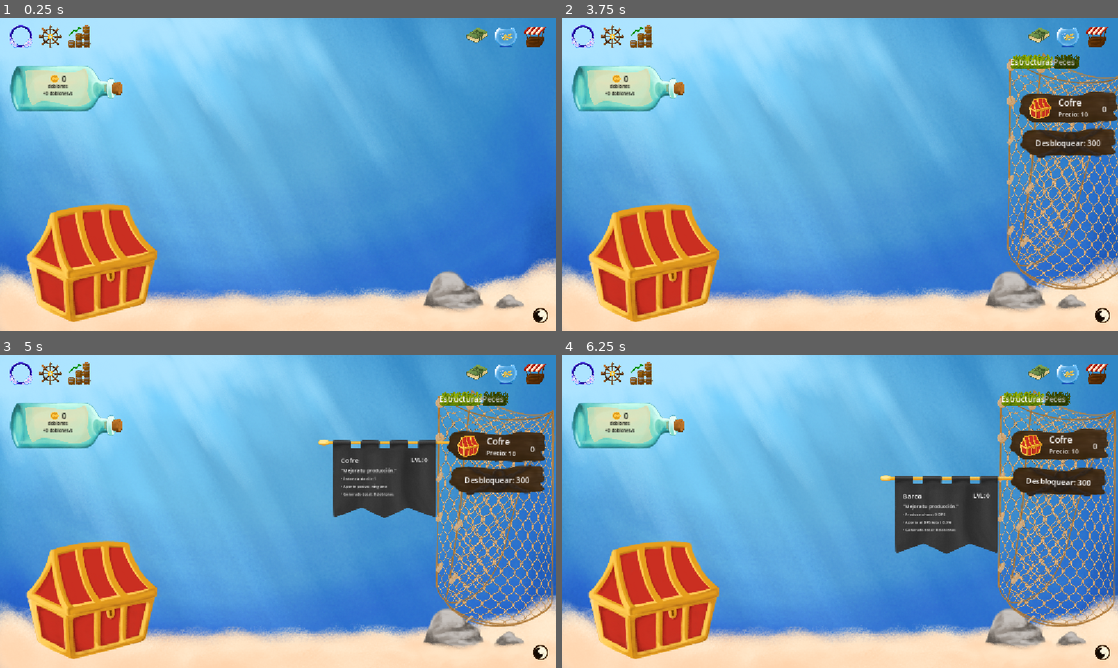
Above: before the commit, frames 1-4 (two rows, left to right).
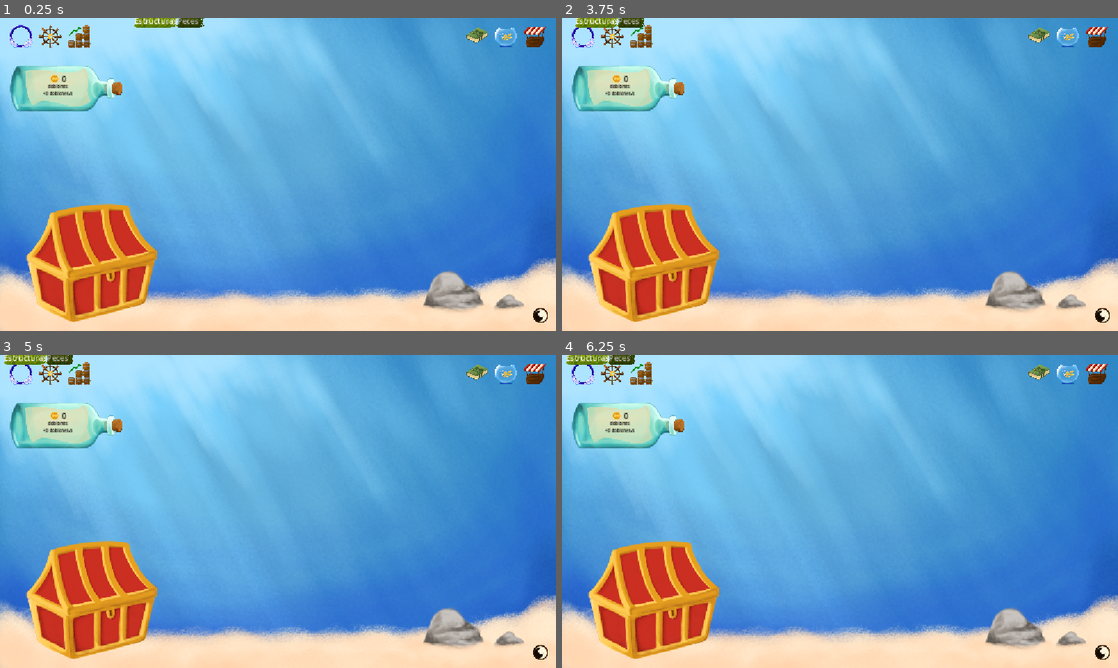
Above: after the commit, the same moments.

Repository: Niett204/fish-clicks
Game: Godot game, scene res://scenes/main.tscn
Same seed, same stepped clock (60 frames per second), same inputs: the game is played once before the commit and once after it.
Inputs (mouse positions are in pixels of both pictures, inside the frame that each line leads up to; where the layout moved, square brackets give the same spot in the first picture):
- Up to frame 1 (0.25 s): no input
- Up to frame 2 (3.75 s): click (584, 36) at 0.5 s; click (639, 36) at 1.25 s; click (1040, 36) at 2 s; click (1067, 36) at 2.75 s; click (1095, 36) at 3.5 s
- Up to frame 3 (5 s): click (61, 376) [494, 445] at 4.25 s
- Up to frame 4 (6.25 s): click (1056, 480) at 5.02 s; click (1056, 483) at 5.77 s

The runs differ from the first frame. In frame 1, 0.4% of the frame differs, in the area x 24-37%, y 0-4%; in frame 2, 7.8%; in frame 3, 12%; in frame 4, 12%, in the area x 0-100%, y 0-87%.

Commit message:
add tienda_panel and info_extra_panel scenes

Diff:
--- /dev/null
+++ b/client/fish-clicks-main/scenes/info_extra_panel.tscn
@@ -0,0 +1,86 @@
+[gd_scene format=3 uid="uid://syr14kxtcpdh"]
+
+[ext_resource type="Script" uid="uid://dl0sgr2smpium" path="res://scenes/info_extra_panel.gd" id="1_ntpen"]
+[ext_resource type="Texture2D" uid="uid://bf4pt3ldg3d0c" path="res://assets/ui/bandera.png" id="2_flwoy"]
+
+[sub_resource type="SystemFont" id="SystemFont_gqmmt"]
+font_italic = true
+subpixel_positioning = 0
+
+[node name="InfoExtraPanel" type="Control" unique_id=740572350]
+top_level = true
+z_index = 5
+custom_minimum_size = Vector2(0, 80)
+layout_mode = 3
+anchors_preset = 15
+anchor_right = 1.0
+anchor_bottom = 1.0
+grow_horizontal = 2
+grow_vertical = 2
+mouse_filter = 2
+script = ExtResource("1_ntpen")
+
+[node name="Banner" type="TextureRect" parent="." unique_id=1876078681]
+layout_mode = 0
+offset_left = 16.0
+offset_top = 18.0
+offset_right = 1136.0
+offset_bottom = 630.0
+mouse_filter = 2
+texture = ExtResource("2_flwoy")
+expand_mode = 1
+
+[node name="CardBox" type="MarginContainer" parent="Banner" unique_id=1536101280]
+layout_mode = 1
+anchors_preset = 15
+anchor_right = 1.0
+anchor_bottom = 1.0
+offset_left = 168.0
+offset_top = 132.0
+offset_right = -275.0
+offset_bottom = -160.0
+grow_horizontal = 2
+grow_vertical = 2
+theme_override_constants/margin_left = 80
+theme_override_constants/margin_top = 22
+theme_override_constants/margin_right = 40
+theme_override_constants/margin_bottom = 22
+
+[node name="VBox" type="VBoxContainer" parent="Banner/CardBox" unique_id=544918513]
+layout_mode = 2
+mouse_filter = 2
+
+[node name="Header" type="HBoxContainer" parent="Banner/CardBox/VBox" unique_id=1162866555]
+layout_mode = 2
+
+[node name="Title" type="Label" parent="Banner/CardBox/VBox/Header" unique_id=721117291]
+layout_mode = 2
+size_flags_horizontal = 3
+theme_override_font_sizes/font_size = 14
+text = "Titulo
+"
+
+[node name="Owned" type="Label" parent="Banner/CardBox/VBox/Header" unique_id=2006159339]
+layout_mode = 2
+theme_override_font_sizes/font_size = 12
+horizontal_alignment = 2
+
+[node name="Desc" type="Label" parent="Banner/CardBox/VBox" unique_id=1266374886]
+layout_mode = 2
+theme_override_fonts/font = SubResource("SystemFont_gqmmt")
+theme_override_font_sizes/font_size = 10
+
+[node name="Bullets" type="VBoxContainer" parent="Banner/CardBox/VBox" unique_id=644450823]
+layout_mode = 2
+
+[node name="B1" type="Label" parent="Banner/CardBox/VBox/Bullets" unique_id=642299367]
+layout_mode = 2
+theme_override_font_sizes/font_size = 8
+
+[node name="B2" type="Label" parent="Banner/CardBox/VBox/Bullets" unique_id=1161009359]
+layout_mode = 2
+theme_override_font_sizes/font_size = 8
+
+[node name="B3" type="Label" parent="Banner/CardBox/VBox/Bullets" unique_id=1772417886]
+layout_mode = 2
+theme_override_font_sizes/font_size = 8
--- a/client/fish-clicks-main/scenes/main.tscn
+++ b/client/fish-clicks-main/scenes/main.tscn
@@ -8,17 +8,15 @@
 [ext_resource type="PackedScene" uid="uid://cfhhda8qg0bq0" path="res://scenes/ShopItemCard.tscn" id="4_o6xl0"]
 [ext_resource type="Texture2D" uid="uid://bumfn7ywlc7r5" path="res://assets/estructuras/cofre_abierto_lleno.png" id="7_a8y0u"]
 [ext_resource type="Texture2D" uid="uid://di0p043eru4vj" path="res://assets/ui/iconos/icono_perfil.png" id="8_eb6dy"]
-[ext_resource type="Script" uid="uid://dl0sgr2smpium" path="res://scenes/info_extra_panel.gd" id="8_tipki"]
 [ext_resource type="Texture2D" uid="uid://bapfvmfpgbe7p" path="res://assets/ui/iconos/icono_opciones.png" id="9_trceg"]
 [ext_resource type="Texture2D" uid="uid://casqwt2ogwyax" path="res://assets/ui/iconos/icono_stats.png" id="10_a8y0u"]
 [ext_resource type="Texture2D" uid="uid://bdp4yakc85yet" path="res://assets/ui/iconos/icono_inventario.png" id="11_a8y0u"]
 [ext_resource type="Texture2D" uid="uid://rljxhda6odwj" path="res://assets/ui/iconos/icono_enciclopedia.png" id="11_yc10j"]
 [ext_resource type="Texture2D" uid="uid://21q76o4ppybq" path="res://assets/ui/iconos/icono_tienda.png" id="12_jkv2x"]
-[ext_resource type="Texture2D" uid="uid://b33wxaxja8jx0" path="res://assets/ui/red.png" id="13_jkv2x"]
 [ext_resource type="Texture2D" uid="uid://c5ht6q767emx5" path="res://assets/ui/botella_mensaje.png" id="13_muem4"]
 [ext_resource type="Texture2D" uid="uid://cn5n3a2h1n5m3" path="res://assets/misc/doblon_frontal.png" id="14_dp3eg"]
-[ext_resource type="Texture2D" uid="uid://tyjvk13keej5" path="res://assets/ui/alga.png" id="18_yc10j"]
-[ext_resource type="Texture2D" uid="uid://bf4pt3ldg3d0c" path="res://assets/ui/bandera.png" id="19_0ld40"]
+[ext_resource type="PackedScene" uid="uid://dxlxsrqe6elta" path="res://scenes/tienda_panel.tscn" id="16_0ld40"]
+[ext_resource type="PackedScene" uid="uid://syr14kxtcpdh" path="res://scenes/info_extra_panel.tscn" id="17_dp3eg"]
 [ext_resource type="Texture2D" uid="uid://cxeimq0em71f1" path="res://assets/ui/iconos/icono_hud_abierto.png" id="21_jscy8"]
 
 [sub_resource type="RectangleShape2D" id="RectangleShape2D_tefeu"]
@@ -26,31 +24,6 @@
 
 [sub_resource type="StyleBoxTexture" id="StyleBoxTexture_dp3eg"]
 texture = ExtResource("13_muem4")
-
-[sub_resource type="StyleBoxEmpty" id="StyleBoxEmpty_jbj1t"]
-
-[sub_resource type="StyleBoxTexture" id="StyleBoxTexture_gqmmt"]
-texture = ExtResource("13_jkv2x")
-
-[sub_resource type="StyleBoxEmpty" id="StyleBoxEmpty_jkv2x"]
-
-[sub_resource type="StyleBoxTexture" id="StyleBoxTexture_0ld40"]
-texture = ExtResource("18_yc10j")
-modulate_color = Color(0.48178947, 0.48178947, 0.48178947, 1)
-
-[sub_resource type="StyleBoxTexture" id="StyleBoxTexture_yc10j"]
-texture = ExtResource("18_yc10j")
-texture_margin_left = 5.0
-texture_margin_right = 5.0
-modulate_color = Color(0.83033526, 0.83033514, 0.83033514, 1)
-
-[sub_resource type="StyleBoxTexture" id="StyleBoxTexture_jbj1t"]
-texture = ExtResource("18_yc10j")
-
-[sub_resource type="StyleBoxEmpty" id="StyleBoxEmpty_muem4"]
-
-[sub_resource type="SystemFont" id="SystemFont_gqmmt"]
-font_italic = true
 
 [sub_resource type="RectangleShape2D" id="RectangleShape2D_a8y0u"]
 size = Vector2(1022, 516)
@@ -261,169 +234,23 @@
 text = "por segundo: 0.0"
 horizontal_alignment = 1
 
-[node name="TiendaPanel" type="Panel" parent="UI/Root/HUD" unique_id=1545511951]
-visible = false
-custom_minimum_size = Vector2(250, 0)
-layout_mode = 1
-anchors_preset = 11
-anchor_left = 1.0
-anchor_right = 1.0
-anchor_bottom = 1.0
-offset_left = -250.0
-offset_top = 70.0
-offset_bottom = -78.0
-grow_horizontal = 0
-grow_vertical = 2
-theme_override_styles/panel = SubResource("StyleBoxEmpty_jbj1t")
-
-[node name="NetFrame" type="Panel" parent="UI/Root/HUD/TiendaPanel" unique_id=1330065260]
-layout_mode = 1
-anchors_preset = 15
-anchor_right = 1.0
-anchor_bottom = 1.0
-grow_horizontal = 2
-grow_vertical = 2
-theme_override_styles/panel = SubResource("StyleBoxTexture_gqmmt")
-
-[node name="TabContainer" type="TabContainer" parent="UI/Root/HUD/TiendaPanel" unique_id=1785782234]
-z_index = 5
-layout_mode = 1
-anchors_preset = 15
-anchor_right = 1.0
-anchor_bottom = 1.0
-offset_top = 5.0
-offset_bottom = 5.0
-grow_horizontal = 2
-grow_vertical = 2
-theme_override_styles/panel = SubResource("StyleBoxEmpty_jkv2x")
-theme_override_styles/tab_unselected = SubResource("StyleBoxTexture_0ld40")
-theme_override_styles/tab_hovered = SubResource("StyleBoxTexture_yc10j")
-theme_override_styles/tab_selected = SubResource("StyleBoxTexture_jbj1t")
-current_tab = 0
-
-[node name="Estructuras" type="Control" parent="UI/Root/HUD/TiendaPanel/TabContainer" unique_id=1013639139]
-layout_mode = 2
-metadata/_tab_index = 0
-
-[node name="ScrollContainer" type="ScrollContainer" parent="UI/Root/HUD/TiendaPanel/TabContainer/Estructuras" unique_id=1450220889]
-layout_mode = 1
-anchors_preset = 15
-anchor_right = 1.0
-anchor_bottom = 1.0
-offset_left = 25.0
-offset_top = 47.0
-offset_right = -20.0
-offset_bottom = -59.0
-grow_horizontal = 2
-grow_vertical = 2
-theme_override_styles/panel = SubResource("StyleBoxEmpty_muem4")
-
-[node name="ListEstructuras" type="VBoxContainer" parent="UI/Root/HUD/TiendaPanel/TabContainer/Estructuras/ScrollContainer" unique_id=669970207]
-layout_mode = 2
-size_flags_horizontal = 3
-theme_override_constants/separation = 10
-
-[node name="Peces" type="Control" parent="UI/Root/HUD/TiendaPanel/TabContainer" unique_id=1632976240]
-visible = false
-layout_mode = 2
-metadata/_tab_index = 1
-
-[node name="ScrollContainer" type="ScrollContainer" parent="UI/Root/HUD/TiendaPanel/TabContainer/Peces" unique_id=1377723967]
-layout_mode = 1
-anchors_preset = 15
-anchor_right = 1.0
-anchor_bottom = 1.0
-offset_left = 25.0
-offset_top = 47.0
-offset_right = -20.0
-offset_bottom = -59.0
-grow_horizontal = 2
-grow_vertical = 2
-theme_override_styles/panel = SubResource("StyleBoxEmpty_muem4")
-
-[node name="ListPeces" type="VBoxContainer" parent="UI/Root/HUD/TiendaPanel/TabContainer/Peces/ScrollContainer" unique_id=1158215447]
-layout_mode = 2
-size_flags_horizontal = 3
-theme_override_constants/separation = 10
-
-[node name="InfoExtraPanel" type="Control" parent="UI/Root/HUD" unique_id=1578223614]
-visible = false
-top_level = true
-z_index = 5
-custom_minimum_size = Vector2(0, 80)
-layout_mode = 1
-anchors_preset = 15
-anchor_right = 1.0
-anchor_bottom = 1.0
-grow_horizontal = 2
-grow_vertical = 2
-mouse_filter = 2
-script = ExtResource("8_tipki")
-
-[node name="Banner" type="TextureRect" parent="UI/Root/HUD/InfoExtraPanel" unique_id=433949685]
+[node name="TiendaPanel" parent="UI/Root/HUD" unique_id=1777192360 instance=ExtResource("16_0ld40")]
+visible = false
 layout_mode = 0
-offset_left = 16.0
-offset_top = 18.0
-offset_right = 1136.0
-offset_bottom = 630.0
-mouse_filter = 2
-texture = ExtResource("19_0ld40")
-expand_mode = 1
-
-[node name="CardBox" type="MarginContainer" parent="UI/Root/HUD/InfoExtraPanel/Banner" unique_id=1981931913]
-layout_mode = 1
-anchors_preset = 15
-anchor_right = 1.0
-anchor_bottom = 1.0
-offset_left = 168.0
-offset_top = 132.0
-offset_right = -275.0
-offset_bottom = -160.0
-grow_horizontal = 2
-grow_vertical = 2
-theme_override_constants/margin_left = 80
-theme_override_constants/margin_top = 22
-theme_override_constants/margin_right = 40
-theme_override_constants/margin_bottom = 22
-
-[node name="VBox" type="VBoxContainer" parent="UI/Root/HUD/InfoExtraPanel/Banner/CardBox" unique_id=2030723900]
-layout_mode = 2
-mouse_filter = 2
-
-[node name="Header" type="HBoxContainer" parent="UI/Root/HUD/InfoExtraPanel/Banner/CardBox/VBox" unique_id=1573833251]
-layout_mode = 2
-
-[node name="Title" type="Label" parent="UI/Root/HUD/InfoExtraPanel/Banner/CardBox/VBox/Header" unique_id=1406141069]
-layout_mode = 2
-size_flags_horizontal = 3
-theme_override_font_sizes/font_size = 14
-text = "Titulo
-"
-
-[node name="Owned" type="Label" parent="UI/Root/HUD/InfoExtraPanel/Banner/CardBox/VBox/Header" unique_id=1125482062]
-layout_mode = 2
-theme_override_font_sizes/font_size = 12
-horizontal_alignment = 2
-
-[node name="Desc" type="Label" parent="UI/Root/HUD/InfoExtraPanel/Banner/CardBox/VBox" unique_id=346078448]
-layout_mode = 2
-theme_override_fonts/font = SubResource("SystemFont_gqmmt")
-theme_override_font_sizes/font_size = 10
-
-[node name="Bullets" type="VBoxContainer" parent="UI/Root/HUD/InfoExtraPanel/Banner/CardBox/VBox" unique_id=1943120877]
-layout_mode = 2
-
-[node name="B1" type="Label" parent="UI/Root/HUD/InfoExtraPanel/Banner/CardBox/VBox/Bullets" unique_id=721015527]
-layout_mode = 2
-theme_override_font_sizes/font_size = 8
-
-[node name="B2" type="Label" parent="UI/Root/HUD/InfoExtraPanel/Banner/CardBox/VBox/Bullets" unique_id=1311210386]
-layout_mode = 2
-theme_override_font_sizes/font_size = 8
-
-[node name="B3" type="Label" parent="UI/Root/HUD/InfoExtraPanel/Banner/CardBox/VBox/Bullets" unique_id=404563973]
-layout_mode = 2
-theme_override_font_sizes/font_size = 8
+anchors_preset = 0
+anchor_left = 0.0
+anchor_right = 0.0
+anchor_bottom = 0.0
+offset_left = 0.0
+offset_top = 0.0
+offset_right = 250.0
+offset_bottom = 0.0
+grow_horizontal = 1
+grow_vertical = 1
+
+[node name="InfoExtraPanel" parent="UI/Root/HUD" unique_id=740572350 instance=ExtResource("17_dp3eg")]
+visible = false
+layout_mode = 1
 
 [node name="BtnHideHUD" type="TextureButton" parent="UI/Root" unique_id=2090329672]
 custom_minimum_size = Vector2(32, 32)
--- /dev/null
+++ b/client/fish-clicks-main/scenes/tienda_panel.tscn
@@ -0,0 +1,109 @@
+[gd_scene format=3 uid="uid://dxlxsrqe6elta"]
+
+[ext_resource type="Texture2D" uid="uid://b33wxaxja8jx0" path="res://assets/ui/red.png" id="1_vadoq"]
+[ext_resource type="Texture2D" uid="uid://tyjvk13keej5" path="res://assets/ui/alga.png" id="2_rso3n"]
+
+[sub_resource type="StyleBoxEmpty" id="StyleBoxEmpty_jbj1t"]
+
+[sub_resource type="StyleBoxTexture" id="StyleBoxTexture_gqmmt"]
+texture = ExtResource("1_vadoq")
+
+[sub_resource type="StyleBoxEmpty" id="StyleBoxEmpty_jkv2x"]
+
+[sub_resource type="StyleBoxTexture" id="StyleBoxTexture_0ld40"]
+texture = ExtResource("2_rso3n")
+modulate_color = Color(0.48178947, 0.48178947, 0.48178947, 1)
+
+[sub_resource type="StyleBoxTexture" id="StyleBoxTexture_yc10j"]
+texture = ExtResource("2_rso3n")
+texture_margin_left = 5.0
+texture_margin_right = 5.0
+modulate_color = Color(0.83033526, 0.83033514, 0.83033514, 1)
+
+[sub_resource type="StyleBoxTexture" id="StyleBoxTexture_jbj1t"]
+texture = ExtResource("2_rso3n")
+
+[sub_resource type="StyleBoxEmpty" id="StyleBoxEmpty_muem4"]
+
+[node name="TiendaPanel" type="Panel" unique_id=1777192360]
+custom_minimum_size = Vector2(250, 0)
+anchors_preset = 11
+anchor_left = 1.0
+anchor_right = 1.0
+anchor_bottom = 1.0
+offset_left = -250.0
+offset_top = 70.0
+offset_bottom = -78.0
+grow_horizontal = 0
+grow_vertical = 2
+theme_override_styles/panel = SubResource("StyleBoxEmpty_jbj1t")
+
+[node name="NetFrame" type="Panel" parent="." unique_id=1295084589]
+layout_mode = 1
+anchors_preset = 15
+anchor_right = 1.0
+anchor_bottom = 1.0
+grow_horizontal = 2
+grow_vertical = 2
+theme_override_styles/panel = SubResource("StyleBoxTexture_gqmmt")
+
+[node name="TabContainer" type="TabContainer" parent="." unique_id=864211158]
+z_index = 5
+layout_mode = 1
+anchors_preset = 15
+anchor_right = 1.0
+anchor_bottom = 1.0
+offset_top = 5.0
+offset_bottom = 5.0
+grow_horizontal = 2
+grow_vertical = 2
+theme_override_styles/panel = SubResource("StyleBoxEmpty_jkv2x")
+theme_override_styles/tab_unselected = SubResource("StyleBoxTexture_0ld40")
+theme_override_styles/tab_hovered = SubResource("StyleBoxTexture_yc10j")
+theme_override_styles/tab_selected = SubResource("StyleBoxTexture_jbj1t")
+current_tab = 0
+
+[node name="Estructuras" type="Control" parent="TabContainer" unique_id=1564055864]
+layout_mode = 2
+metadata/_tab_index = 0
+
+[node name="ScrollContainer" type="ScrollContainer" parent="TabContainer/Estructuras" unique_id=833672880]
+layout_mode = 1
+anchors_preset = 15
+anchor_right = 1.0
+anchor_bottom = 1.0
+offset_left = 25.0
+offset_top = 47.0
+offset_right = -20.0
+offset_bottom = -59.0
+grow_horizontal = 2
+grow_vertical = 2
+theme_override_styles/panel = SubResource("StyleBoxEmpty_muem4")
+
+[node name="ListEstructuras" type="VBoxContainer" parent="TabContainer/Estructuras/ScrollContainer" unique_id=438229080]
+layout_mode = 2
+size_flags_horizontal = 3
+theme_override_constants/separation = 10
+
+[node name="Peces" type="Control" parent="TabContainer" unique_id=566260111]
+visible = false
+layout_mode = 2
+metadata/_tab_index = 1
+
+[node name="ScrollContainer" type="ScrollContainer" parent="TabContainer/Peces" unique_id=663587469]
+layout_mode = 1
+anchors_preset = 15
+anchor_right = 1.0
+anchor_bottom = 1.0
+offset_left = 25.0
+offset_top = 47.0
+offset_right = -20.0
+offset_bottom = -59.0
+grow_horizontal = 2
+grow_vertical = 2
+theme_override_styles/panel = SubResource("StyleBoxEmpty_muem4")
+
+[node name="ListPeces" type="VBoxContainer" parent="TabContainer/Peces/ScrollContainer" unique_id=1331356175]
+layout_mode = 2
+size_flags_horizontal = 3
+theme_override_constants/separation = 10
Not shown, changed: .github/workflows/ci.yml
